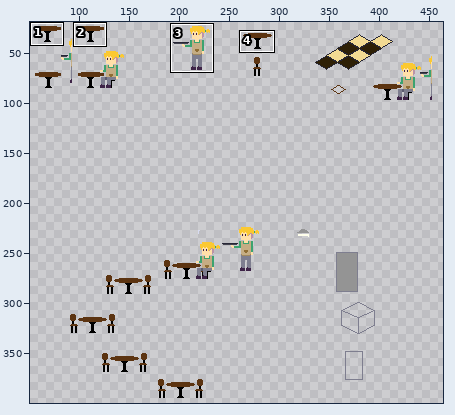
File history of a sprite sheet, Assets/Sprites/Items/Things.png. Above, an overview of the earlier version with the close-up marked.
Close-up. As it was:
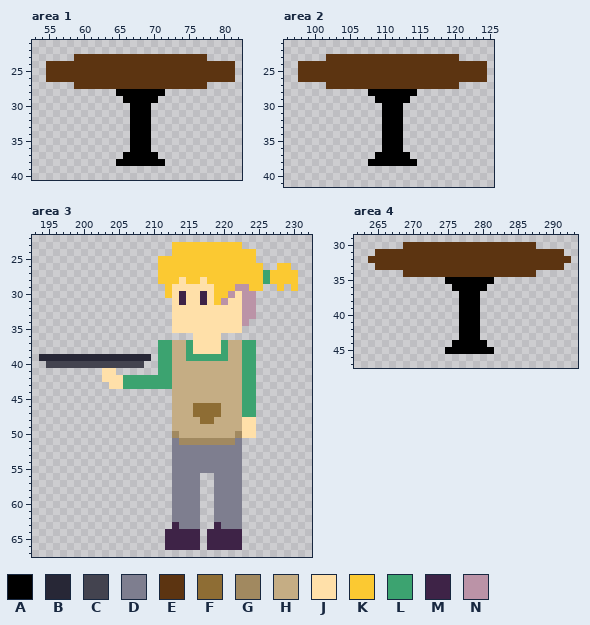
The file is 512x512 pixels. Colours within 5 levels of each other are drawn and written as one. Shown: area 1: x 53..82, y 21..40; area 2: x 96..125, y 21..41; area 3: x 193..232, y 22..67; area 4: x 262..293, y 29..47. The wide view leaves out empty margins. The commit also changed other parts of the picture, which this record leaves out.
Palette (. is transparent): A #000000  B #272736  C #43434f  D #7e7e8f  E #5c3411  F #8e6d34  G #a18960  H #c5ad84  J #ffe0a9  K #fbc932  L #3ca370  M #3e2347  N #bb93a7
Pixels before, area 1, first column x 55:
23 ....EEEEEEEEEEEEEEEEEEE....
24 EEEEEEEEEEEEEEEEEEEEEEEEEEE
25 EEEEEEEEEEEEEEEEEEEEEEEEEEE
26 EEEEEEEEEEEEEEEEEEEEEEEEEEE
27 ....EEEEEEEEEEEEEEEEEEE....
28 ..........AAAAAAA..........
29 ...........AAAAA...........
30 ............AAA............
31 ............AAA............
32 ............AAA............
33 ............AAA............
34 ............AAA............
35 ............AAA............
36 ............AAA............
37 ...........AAAAA...........
38 ..........AAAAAAA..........
Pixels before, area 2, first column x 98:
23 ....EEEEEEEEEEEEEEEEEEE....
24 EEEEEEEEEEEEEEEEEEEEEEEEEEE
25 EEEEEEEEEEEEEEEEEEEEEEEEEEE
26 EEEEEEEEEEEEEEEEEEEEEEEEEEE
27 ....EEEEEEEEEEEEEEEEEEE....
28 ..........AAAAAAA..........
29 ...........AAAAA...........
30 ............AAA............
31 ............AAA............
32 ............AAA............
33 ............AAA............
34 ............AAA............
35 ............AAA............
36 ............AAA............
37 ...........AAAAA...........
38 ..........AAAAAAA..........
Pixels before, area 3, first column x 194:
23 ...................KKKKKKKKKK........
24 ...................KKKKKKKKKKKK......
25 .................KKKKKKKKKKKKKK......
26 .................KKKKKKKKKKKKKKK..KK.
27 .................KKKKKKKKKKKKKKKLKKKK
28 .................KKKJKKJKKKKKKKKLKKKK
29 ..................KJJJJJJKKKNNKK..K.K
30 ..................KJMJJMJKKNJNN......
31 ...................JMJJMJKNJJNN......
32 ...................JJJJJJJJJJNN......
33 ...................JJJJJJJJJJNN......
34 ...................JJJJJJJJJJN.......
35 ...................JJJJJJJJJJ........
36 ......................JJJJ...........
37 .................LLHHLJJJJLHHLL......
38 .................LLHHLJJJJLHHLL......
39 BBBBBBBBBBBBBBBB.LLHHLLLLLLHHLL......
40 .CCCCCCCCCCCCCC..LLHHHHHHHHHHLL......
41 .........JJ......LLHHHHHHHHHHLL......
42 .........JJJLLLLLLLHHHHHHHHHHLL......
43 ..........JJLLLLLLLHHHHHHHHHHLL......
44 ...................HHHHHHHHHHLL......
45 ...................HHHHHHHHHHLL......
46 ...................HHHFFFFHHHLL......
47 ...................HHHFFFFHHHLL......
48 ...................HHHHFFHHHHJJ......
49 ...................HHHHHHHHHHJJ......
50 ...................GHHHHHHHHGJJ......
51 ...................DGGGGGGGGD........
52 ...................DDDDDDDDDD........
53 ...................DDDDDDDDDD........
54 ...................DDDDDDDDDD........
55 ...................DDDDDDDDDD........
56 ...................DDDD..DDDD........
57 ...................DDDD..DDDD........
58 ...................DDDD..DDDD........
59 ...................DDDD..DDDD........
60 ...................DDDD..DDDD........
61 ...................DDDD..DDDD........
62 ...................DDDD..DDDD........
63 ...................MDDD..MDDD........
64 ..................MMMMM.MMMMM........
65 ..................MMMMM.MMMMM........
66 ..................MMMMM.MMMMM........
Pixels before, area 4, first column x 264:
30 .....EEEEEEEEEEEEEEEEEEE.....
31 .EEEEEEEEEEEEEEEEEEEEEEEEEEE.
32 EEEEEEEEEEEEEEEEEEEEEEEEEEEEE
33 .EEEEEEEEEEEEEEEEEEEEEEEEEEE.
34 .....EEEEEEEEEEEEEEEEEEE.....
35 ...........AAAAAAA...........
36 ............AAAAA............
37 .............AAA.............
38 .............AAA.............
39 .............AAA.............
40 .............AAA.............
41 .............AAA.............
42 .............AAA.............
43 .............AAA.............
44 ............AAAAA............
45 ...........AAAAAAA...........
New version:
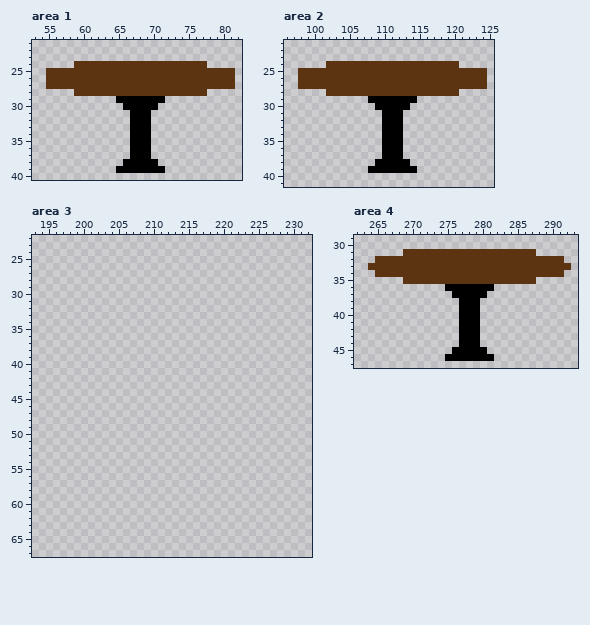
Edits made:
Changed rows in their new state; - is an unchanged pixel.
Area 1:
first column x 55:
23 ----...................----
24 ....-------------------....
27 EEEE-------------------EEEE
28 ----EEEEEEEEEEEEEEEEEEE----
29 ----------A-----A----------
30 -----------A---A-----------
first column x 65:
37 -.---.-
38 .-----.
39 AAAAAAA
Area 2:
first column x 98:
23 ----...................----
24 ....-------------------....
27 EEEE-------------------EEEE
28 ----EEEEEEEEEEEEEEEEEEE----
29 ----------A-----A----------
30 -----------A---A-----------
first column x 108:
37 -.---.-
38 .-----.
39 AAAAAAA
Area 3:
first column x 194:
23 -------------------..........--------
24 -------------------............------
25 -----------------..............------
26 -----------------...............--..-
27 -----------------....................
28 -----------------....................
29 ------------------..............--.-.
30 ------------------.............------
31 -------------------............------
32 -------------------............------
33 -------------------............------
34 -------------------...........-------
35 -------------------..........--------
36 ----------------------....-----------
37 -----------------..............------
38 -----------------..............------
39 ................-..............------
40 -..............--..............------
41 ---------..------..............------
42 ---------......................------
43 ----------.....................------
44 -------------------............------
45 -------------------............------
46 -------------------............------
47 -------------------............------
48 -------------------............------
49 -------------------............------
50 -------------------............------
51 -------------------..........--------
52 -------------------..........--------
53 -------------------..........--------
54 -------------------..........--------
55 -------------------..........--------
56 -------------------....--....--------
57 -------------------....--....--------
58 -------------------....--....--------
59 -------------------....--....--------
60 -------------------....--....--------
61 -------------------....--....--------
62 -------------------....--....--------
63 -------------------....--....--------
64 ------------------.....-.....--------
65 ------------------.....-.....--------
66 ------------------.....-.....--------
Area 4:
first column x 264:
30 -----...................-----
31 -....-------------------....-
32 .---------------------------.
33 E---------------------------E
34 -EEEE-------------------EEEE-
35 -----EEEEEEEEEEEEEEEEEEE-----
36 -----------A-----A-----------
37 ------------A---A------------
first column x 275:
44 -.---.-
45 .-----.
46 AAAAAAA
Pixel boxes of the changes (left, top, right, bottom) in both close-ups:
changed: (46, 54, 235, 110)
changed: (116, 152, 165, 173)
changed: (298, 54, 487, 110)
changed: (368, 152, 417, 173)
erased: (39, 242, 298, 550)
changed: (368, 242, 571, 298)
changed: (445, 340, 494, 361)
